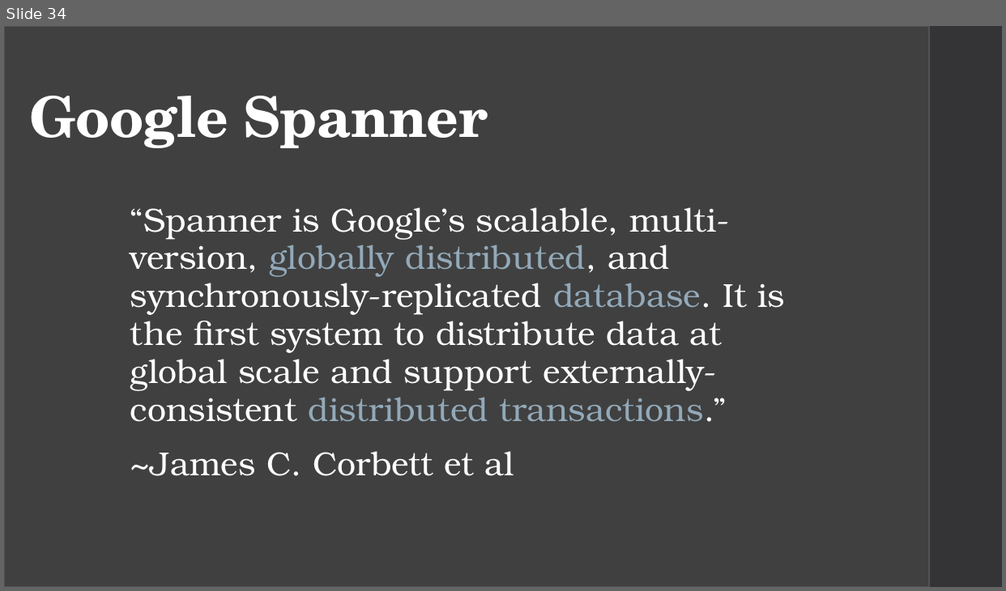
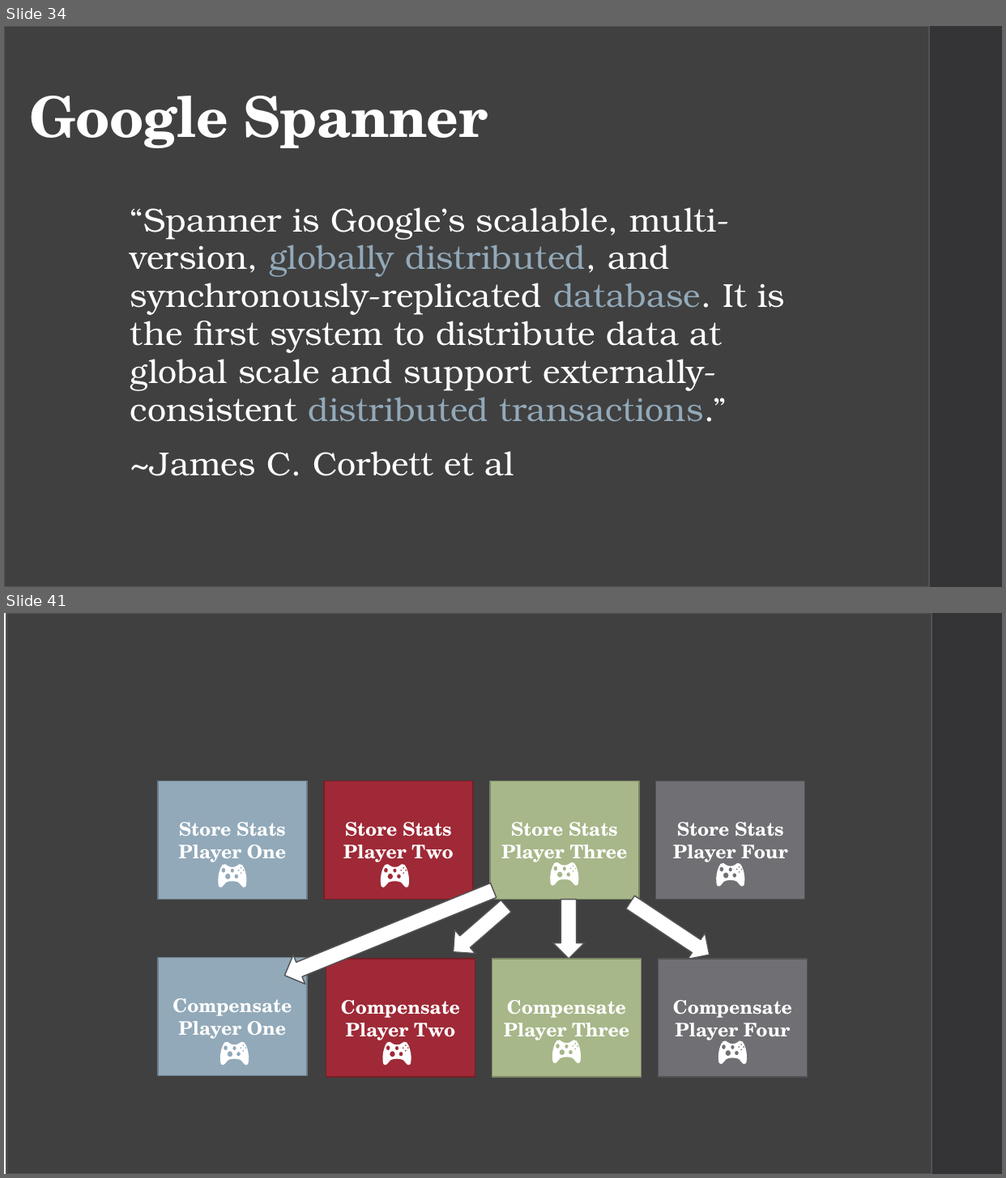
Before and after one commit to CaitieM20/DotNetConf, a slide deck: Patterns & Best Practices For Moving From RDBMS to Azure Storage.pptx. Shown one above the other, each under a label of ours: slide 34 before the commit, slides 34 and 41 after it; the slides between them are not shown. The pictures are 1006x591 and 1006x1178 pixels, drawn with LibreOffice and Linux fonts; fonts in the diff are those of the drawing. Boxes give left, top, right and bottom in pixels: in the first picture for what was removed or moved away, otherwise in the second. Text is boxed around its words. In the diff, an @@ line names an element or a change of style, - is before the commit and + after.

```diff
--- a/Patterns & Best Practices For Moving From RDBMS to Azure Storage.pptx
+++ b/Patterns & Best Practices For Moving From RDBMS to Azure Storage.pptx
@@ slide 41 added at (4, 613, 1002, 1174), background #FFFFFF; not listed: 1 template element that a slide beside it also shows @@
@@ rectangle added at (6, 613, 931, 1174), fill #404040, outline #525256 1.1 pt @@
@@ down arrow added at (279, 876, 500, 990), fill #FFFFFF, outline #525256 1.1 pt @@
@@ group added at (157, 781, 805, 900): 4 rectangles, 4 freeform shapes @@
+Store Stats
+Player One
+Store Stats Player Two
+Store Stats Player Three
+Store Stats
+Player Four
@@ down arrow added at (443, 895, 517, 965), fill #FFFFFF, outline #525256 1.1 pt @@
@@ down arrow added at (552, 900, 584, 959), fill #FFFFFF, outline #525256 1.1 pt @@
@@ down arrow added at (622, 889, 718, 968), fill #FFFFFF, outline #525256 1.1 pt @@
@@ group added at (157, 957, 808, 1077): 4 rectangles, 4 freeform shapes @@
+Compensate
+Player One
+Compensate
+Player Two
+Compensate
+Player Three
+Compensate
+Player Four
```
Also in this commit, not shown: 9 slides changed, 10 other slides added, 4 slides removed.
